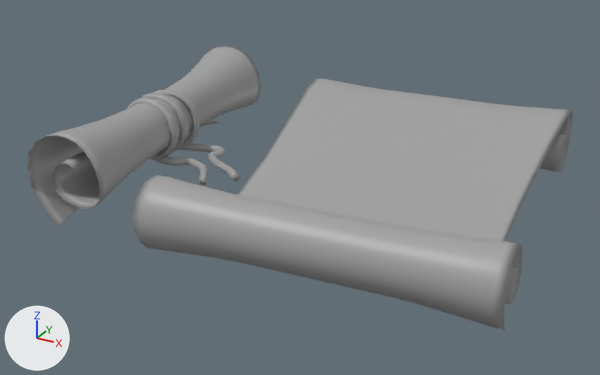
What one commit did to the COLLADA model Fortress West Point/art.scnassets/map/map.dae.
Before and after are seen from a 50 mm camera at (1.97, -7.69, 2.45) aimed at (-0.67, -2.89, 0.05). Every picture has the same lights, and +X, +Y and +Z are marked at lower left. Where no turn or scale is listed for an object, it has been applied to the vertices.

Objects in the first picture: '_', '_2', '_3'.
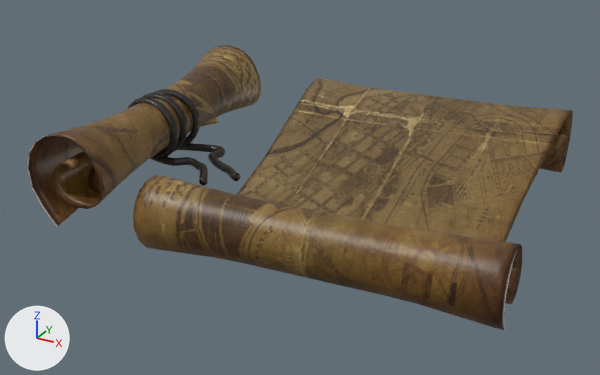
The newer file is also turned or shifted as a whole; pictures and numbers use the older file's frame.

The change, as a diff of the scene's bpy script:
```diff
--- a/Fortress West Point/art.scnassets/map/map.dae.py
+++ b/Fortress West Point/art.scnassets/map/map.dae.py
@@ img_fabricplain0020_m1_jpg @@
+img_fabricplain0020_m1_jpg = load_image('FabricPlain0020_M1.jpg', 'FabricPlain0020_M1.jpg', 1600, 1255, 'sRGB')
@@ img_map_1_jpg @@
+img_map_1_jpg = load_image('map_1.jpg', 'map_1.jpg', 2500, 2500, 'sRGB')
@@ mat_wire_000000000 @@
 mat_wire_000000000 = principled_material('wire_000000000')
-mat_wire_000000000.base_color = (0.367, 0.367, 0.367)  # grey #a3a3a3
+mat_wire_000000000.texture = img_fabricplain0020_m1_jpg
 mat_wire_000000000.roughness = 0.44
@@ mat_paper @@
 mat_paper = principled_material('paper')
-mat_paper.base_color = (0.367, 0.367, 0.367)  # grey #a3a3a3
+mat_paper.texture = img_map_1_jpg
 mat_paper.roughness = 0.44
```

Changed parts and their boxes [x1, y1, x2, y2] in the pictures (600 x 375 px):
'_2', surface changed (grey to brown)
    both: [133, 78, 573, 330]
'_3', surface changed (grey to brown)
    both: [27, 45, 261, 227]
'_', surface changed (grey to black)
    both: [127, 89, 240, 186]
